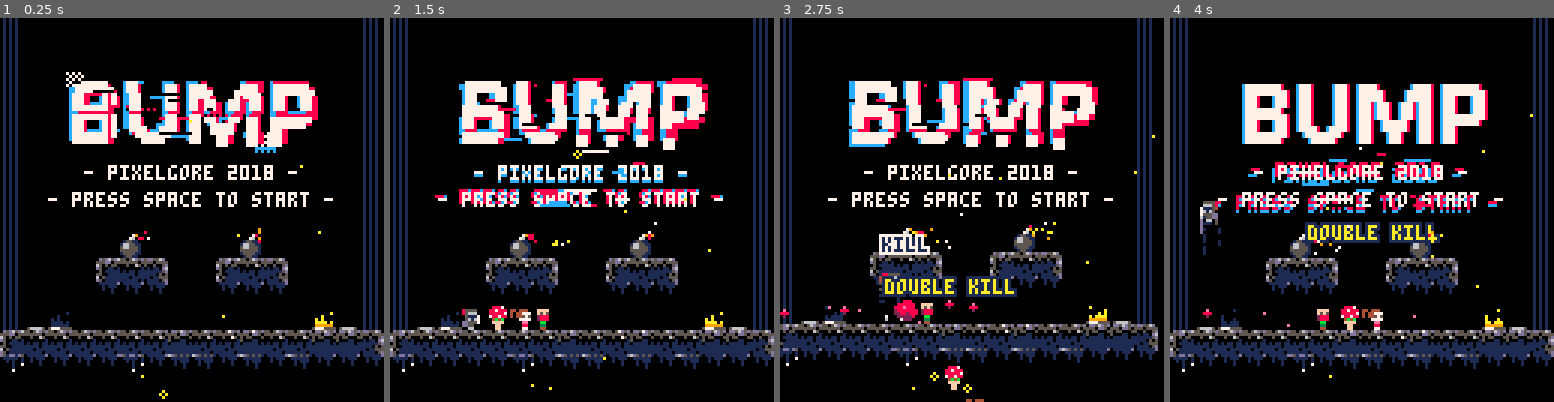
Above: before the commit, frames 1-4 (left to right).
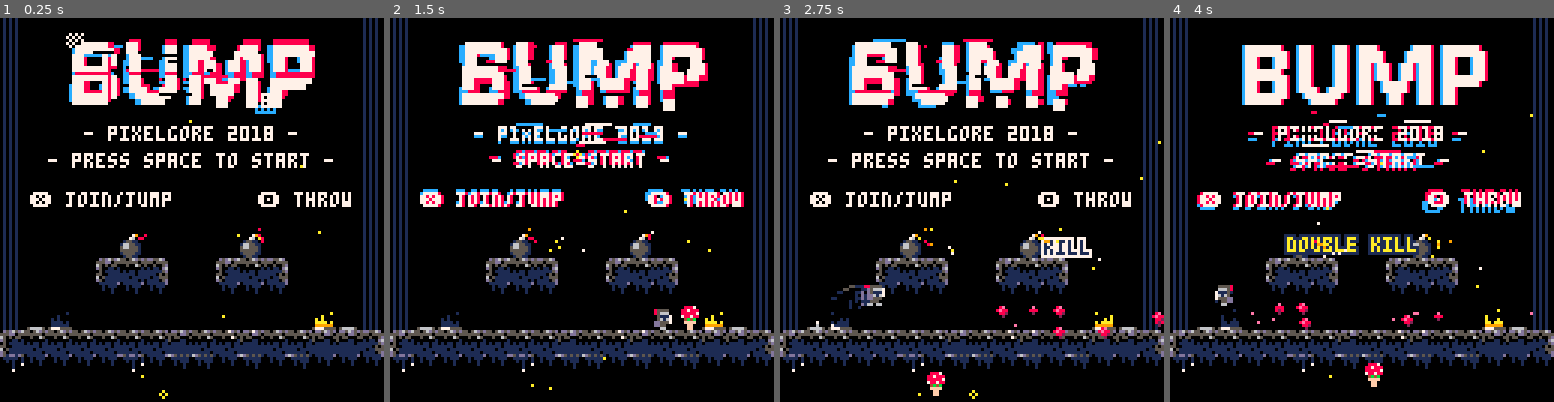
Above: after the commit, the same moments.

Repository: wesen/carts
Game: PICO-8 cartridge games/bump/bump.p8
The game is run twice, just before and just after one commit, with the same random seed, the same clock (stepped at 60 frames per second) and the same inputs.
Inputs:
- Up to frame 1 (0.25 s): no input
- Up to frame 2 (1.5 s): tap X (X key) at 0.33, 1.07 s; tap O (Z key) at 0.7 s
- Up to frame 3 (2.75 s): hold Right 1.6-2.1 s; tap O (Z key) at 1.7, 2.1, 2.5 s; tap X (X key) at 1.85 s; hold Up 2.15-2.42 s; hold Right from 2.47 s (still down)
- Up to frame 4 (4 s): tap O (Z key) at 2.9, 3.3, 3.7 s; tap X (X key) at 2.97 s; release Right at 3.03 s; hold Left 3.08-3.58 s; hold Down 3.63-3.97 s

The runs differ from the first frame. In frame 1, 15% of the frame differs, in the area x 7-92%, y 3-59%; in frame 2, 19%; in frame 3, 31%, in the area x 0-100%, y 0-100%; in frame 4, 21%.

Commit message:
Final fixes for bump

Diff:
--- a/games/bump/bump.p8
+++ b/games/bump/bump.p8
@@ -38,7 +38,6 @@
 dt=0
 lasttime=time()
 room=nil
-spawn_idx=1
 
 actors={}
 particles={}
@@ -361,7 +360,7 @@
 title_w=5*8
 title_h=2*8
 title_dx=25
-title_dy=10
+title_dy=-3
 title_ssx=11*8
 title_ssy=12*8
 
@@ -408,7 +407,11 @@
 function glitch_str(s)
  if (frame%10)<3 then
   aberration_str("- pixelgore 2018 -",title_dy+39)
-  aberration_str("- press space to start -",title_dy+48)
+  aberration_str("- space=start -",title_dy+48)
+  if mode==mode_title then
+   aberration_str("\x8e throw",title_dy+61,86)
+   aberration_str("\x97 join/jump",title_dy+61,10)
+  end
   if (s!=nil) aberration_str(s,title_dy+96)
   for i=0,1 do
    draw_random_line(0,title_dx+15,title_dy+33,1)
@@ -419,6 +422,10 @@
  elseif (frame%10<8) then
   center_print("- pixelgore 2018 -",title_dy+39)
   center_print("- press space to start -",title_dy+48)
+  if mode==mode_title then
+   center_print("\x8e throw",title_dy+61,86)
+   center_print("\x97 join/jump",title_dy+61,10)
+  end
   if (s!=nil) center_print(s,title_dy+96)
  end
 end
@@ -427,12 +434,13 @@
  return 64-(#s*4)/2
 end
 
-function center_print(s,y)
- print(s,center_str_x(s),y,7)
-end
-
-function aberration_str(s,y)
- local x=center_str_x(s)
+function center_print(s,y,x)
+ if (x==nil) x=center_str_x(s)
+ print(s,x,y,7)
+end
+
+function aberration_str(s,y,x)
+ if (x==nil) x=center_str_x(s)
  print(s,x+mrnd(2),y+mrnd(2)+1,12)
  print(s,x+mrnd(2),y+mrnd(2),8)
  print(s,x,y,7)
@@ -692,9 +700,8 @@
 
 function cls_room:spawn_player(input_port)
  -- xxx potentially find better spawn locatiosn
- local spawn_pos = self.spawn_locations[spawn_idx]
+ local spawn_pos = rnd_elt(self.spawn_locations)
  local spawn=cls_spawn.init(spawn_pos, input_port)
- spawn_idx = (spawn_idx%#self.spawn_locations)+1
  connected_players[input_port]=true
  return spawn
 end
@@ -1236,8 +1243,6 @@
   -- to avoid having the player stuck, we're just gonna kill him
   self:kill()
   sfx(1)
- -- printh("foobar "..tostr(self.name).." pos "..tostr(self.x)..","..tostr(self.y).." amount "..tostr(amount).." solid "..tostr(solid).." actor "..tostr(actor))
- --  foobar="a"..nil
  end
 
  for a in all(interactables) do
@@ -1250,7 +1255,6 @@
 
 function cls_player:add_score(add)
  local nr=self.input_port+1
- printh("add score for player "..tostr(nr).." score "..tostr(scores[nr]))
  scores[nr]+=add
  if add>=0 then
   combo_kill_timer[nr]=3
@@ -1347,7 +1351,6 @@
 spr_spawn_point=1
 
 cls_spawn=class(function(self,pos,input_port)
- add(particles,self)
  self.x=pos.x
  self.y=128
  self.is_solid=false
@@ -1358,7 +1361,9 @@
  add_cr(function()
   self:cr_spawn()
  end)
+ add(particles,self)
 end)
+
 
 function cls_spawn:update()
 end
@@ -1871,8 +1876,8 @@
  room=cls_room.init(v2(0,0),v2(16,16))
  room:spawn_player(p1_input)
  room:spawn_player(p2_input)
- room:spawn_player(p3_input)
- room:spawn_player(p4_input)
+ -- room:spawn_player(p3_input)
+ -- room:spawn_player(p4_input)
  fireflies_init(v2(16,16))
  music(0)
 end
--- a/games/bump/globals.lua
+++ b/games/bump/globals.lua
@@ -2,7 +2,6 @@
 dt=0
 lasttime=time()
 room=nil
-spawn_idx=1
 
 actors={}
 particles={}
--- a/games/bump/main.lua
+++ b/games/bump/main.lua
@@ -70,8 +70,8 @@
  room=cls_room.init(v2(0,0),v2(16,16))
  room:spawn_player(p1_input)
  room:spawn_player(p2_input)
- room:spawn_player(p3_input)
- room:spawn_player(p4_input)
+ -- room:spawn_player(p3_input)
+ -- room:spawn_player(p4_input)
  fireflies_init(v2(16,16))
  music(0)
 end
--- a/games/bump/player.lua
+++ b/games/bump/player.lua
@@ -342,8 +342,6 @@
   -- to avoid having the player stuck, we're just gonna kill him
   self:kill()
   sfx(1)
- -- printh("foobar "..tostr(self.name).." pos "..tostr(self.x)..","..tostr(self.y).." amount "..tostr(amount).." solid "..tostr(solid).." actor "..tostr(actor))
- --  foobar="a"..nil
  end
 
  for a in all(interactables) do
@@ -356,7 +354,6 @@
 
 function cls_player:add_score(add)
  local nr=self.input_port+1
- printh("add score for player "..tostr(nr).." score "..tostr(scores[nr]))
  scores[nr]+=add
  if add>=0 then
   combo_kill_timer[nr]=3
--- a/games/bump/room.lua
+++ b/games/bump/room.lua
@@ -36,9 +36,8 @@
 
 function cls_room:spawn_player(input_port)
  -- xxx potentially find better spawn locatiosn
- local spawn_pos = self.spawn_locations[spawn_idx]
+ local spawn_pos = rnd_elt(self.spawn_locations)
  local spawn=cls_spawn.init(spawn_pos, input_port)
- spawn_idx = (spawn_idx%#self.spawn_locations)+1
  connected_players[input_port]=true
  return spawn
 end
--- a/games/bump/spawn.lua
+++ b/games/bump/spawn.lua
@@ -1,7 +1,6 @@
 spr_spawn_point=1
 
 cls_spawn=class(function(self,pos,input_port)
- add(particles,self)
  self.x=pos.x
  self.y=128
  self.is_solid=false
@@ -12,7 +11,9 @@
  add_cr(function()
   self:cr_spawn()
  end)
+ add(particles,self)
 end)
+
 
 function cls_spawn:update()
 end
--- a/games/bump/title.lua
+++ b/games/bump/title.lua
@@ -1,7 +1,7 @@
 title_w=5*8
 title_h=2*8
 title_dx=25
-title_dy=10
+title_dy=-3
 title_ssx=11*8
 title_ssy=12*8
 
@@ -48,7 +48,11 @@
 function glitch_str(s)
  if (frame%10)<3 then
   aberration_str("- pixelgore 2018 -",title_dy+39)
-  aberration_str("- press space to start -",title_dy+48)
+  aberration_str("- space=start -",title_dy+48)
+  if mode==mode_title then
+   aberration_str("\x8e throw",title_dy+61,86)
+   aberration_str("\x97 join/jump",title_dy+61,10)
+  end
   if (s!=nil) aberration_str(s,title_dy+96)
   for i=0,1 do
    draw_random_line(0,title_dx+15,title_dy+33,1)
@@ -59,6 +63,10 @@
  elseif (frame%10<8) then
   center_print("- pixelgore 2018 -",title_dy+39)
   center_print("- press space to start -",title_dy+48)
+  if mode==mode_title then
+   center_print("\x8e throw",title_dy+61,86)
+   center_print("\x97 join/jump",title_dy+61,10)
+  end
   if (s!=nil) center_print(s,title_dy+96)
  end
 end
@@ -67,12 +75,13 @@
  return 64-(#s*4)/2
 end
 
-function center_print(s,y)
- print(s,center_str_x(s),y,7)
+function center_print(s,y,x)
+ if (x==nil) x=center_str_x(s)
+ print(s,x,y,7)
 end
 
-function aberration_str(s,y)
- local x=center_str_x(s)
+function aberration_str(s,y,x)
+ if (x==nil) x=center_str_x(s)
  print(s,x+mrnd(2),y+mrnd(2)+1,12)
  print(s,x+mrnd(2),y+mrnd(2),8)
  print(s,x,y,7)
--- a/tests/particle-layer/particle-layer.lua
+++ b/tests/particle-layer/particle-layer.lua
@@ -107,6 +107,7 @@
  frame+=1
 
  cls()
+ map(0,0,0,0,16,16)
  rectfill(mouse_pos.x-2,mouse_pos.y-2,mouse_pos.x+2,mouse_pos.y+2,7)
  for p in all(layers) do
   p:draw()
--- a/tests/particle-layer/particle-layer.p8
+++ b/tests/particle-layer/particle-layer.p8
@@ -358,11 +358,11 @@
 end
 
 __gfx__
-00000000000000000000000000000000000000000000000000000000000000000000000000000000000000000000000000000000000000000000000000000000
-00000000000000000000000000000000000000000000000000000000000000000000000000000000000000000000000000000000000000000000000000000000
-00700700000000000000000000000000000000000000000000000000000000000000000000000000000000000000000000000000000000000000000000000000
-00077000007000000000000000000000000000000000000000000000000000000000000000000000000000000000000000000000000000000000000000000000
-00077000000000000000000000000000000000000000000000000000000000000000000000000000000000000000000000000000000000000000000000000000
-00700700000000000000000000000000000000000000000000000000000000000000000000000000000000000000000000000000000000000000000000000000
-00000000000000000000000000000000000000000000000000000000000000000000000000000000000000000000000000000000000000000000000000000000
-00000000000600000000000000000000000000000000000000000000000000000000000000000000000000000000000000000000000000000000000000000000
+00000000666666660000000000000000000000000000000000000000000000000000000000000000000000000000000000000000000000000000000000000000
+00000000666666660000000000000000000000000000000000000000000000000000000000000000000000000000000000000000000000000000000000000000
+00700700666666660000000000000000000000000000000000000000000000000000000000000000000000000000000000000000000000000000000000000000
+00077000666666660000000000000000000000000000000000000000000000000000000000000000000000000000000000000000000000000000000000000000
+00077000666666660000000000000000000000000000000000000000000000000000000000000000000000000000000000000000000000000000000000000000
+00700700666666660000000000000000000000000000000000000000000000000000000000000000000000000000000000000000000000000000000000000000
+00000000666666660000000000000000000000000000000000000000000000000000000000000000000000000000000000000000000000000000000000000000
+00000000666666660000000000000000000000000000000000000000000000000000000000000000000000000000000000000000000000000000000000000000
